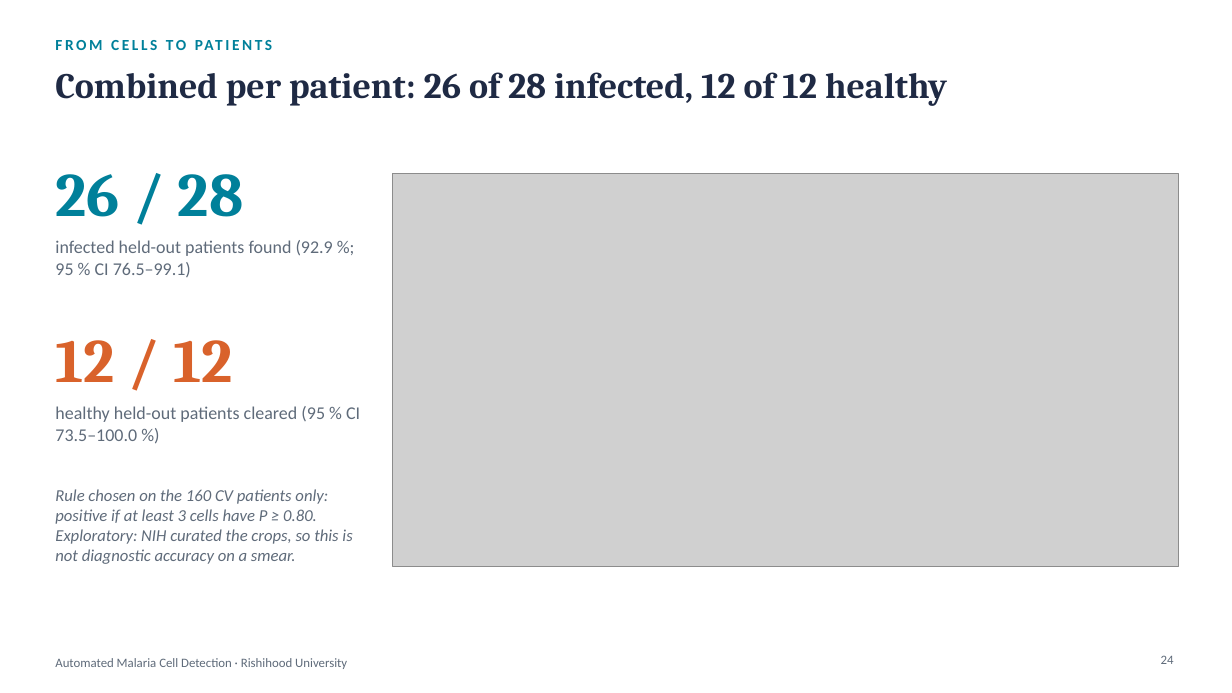
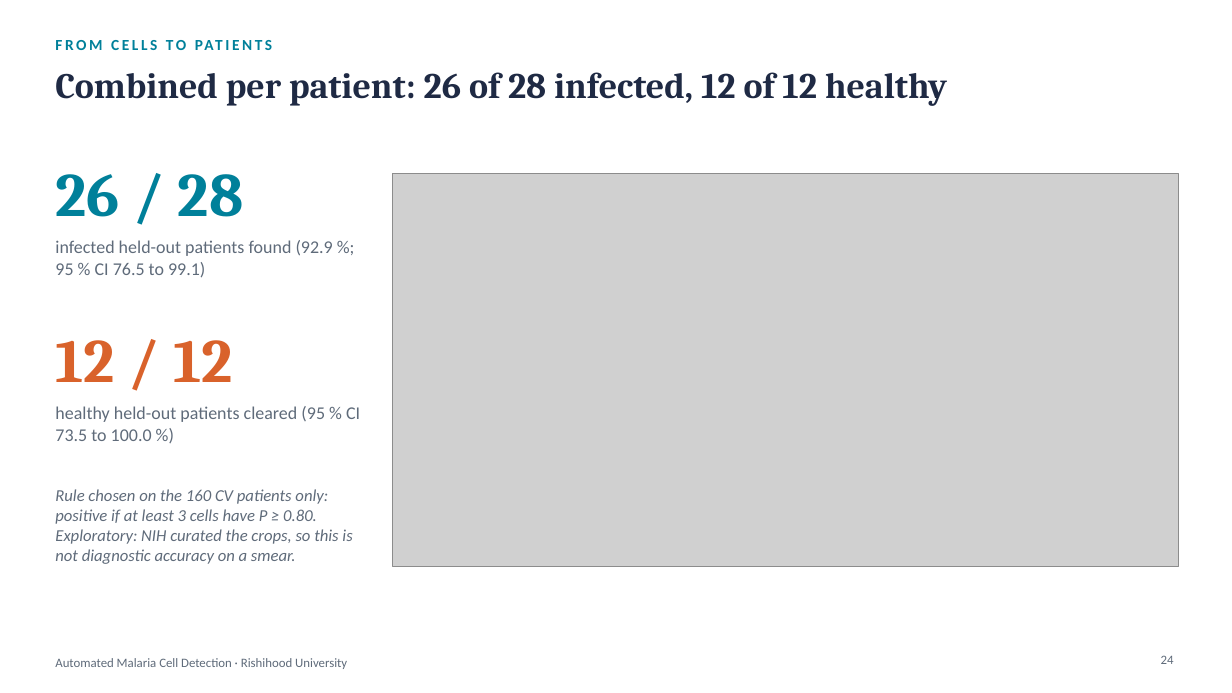
Before and after one commit to amathziah/malaria-detection, a slide deck: slide 24 of slides/Malaria_Phase3_Final.pptx. Drawn at 1232x693 pixels with LibreOffice and Linux fonts; fonts in the diff are those of the drawing; grey boxes stand for pictures. Boxes give left, top, right and bottom in pixels: in the first picture for what was removed or moved away, otherwise in the second. Text is boxed around its words. In the diff, an @@ line names an element or a change of style, - is before the commit and + after.

Commit message:
Docs and deck: no em dashes, ranges in words, corrected study guide counts
- Em dashes rewritten in the guides, report, READMEs, deck text and script strings;
  numeric ranges written "15 to 17"; empty table cells say "n/a" or "not reported"
- Study guide: the A1 confusion matrix is TP 2,760, FN 55, FP 31, TN 2,704 (recall
  2,760 / 2,815, specificity 2,704 / 2,735); the percentages were already right
- Deck rebuilt with the redrawn figures (27 slides); guide PDFs re-rendered
- The pre-registered plan and addendum are left exactly as committed

```diff
--- a/slides/Malaria_Phase3_Final.pptx
+++ b/slides/Malaria_Phase3_Final.pptx
@@ text at box(55, 240, 333, 278): text changed @@
-infected held-out patients found (92.9 %; 95 % CI 76.5–99.1)
+infected held-out patients found (92.9 %; 95 % CI 76.5 to 99.1)
@@ text at box(55, 406, 360, 441): text changed @@
-healthy held-out patients cleared (95 % CI 73.5–100.0 %)
+healthy held-out patients cleared (95 % CI 73.5 to 100.0 %)
```
Also in this commit, not shown: 4 other slides changed, 15 other files.
